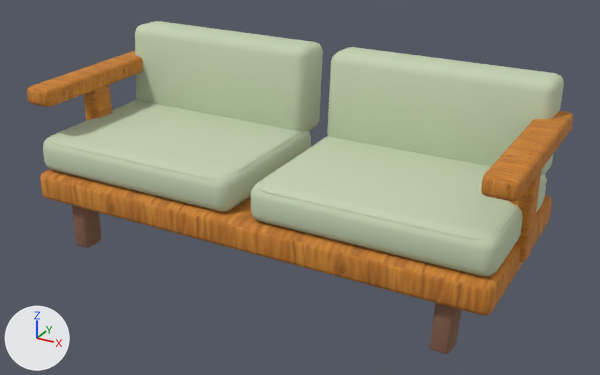
Before and after pictures for a commit that changed the glTF model public/models/furniture/midcentury-sofa.glb.
Before and after are seen from a 50 mm lens placed at (1.55, -2.74, 1.69), pointed at (0.06, -0.01, 0.33). Arrows for +X, +Y and +Z are at lower left; the lights stay in place. The picture after the commit comes second.

The first picture shows 'midcentury-sofa'.
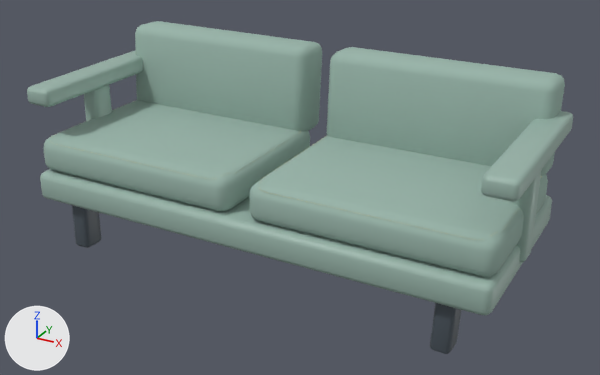
Where the change shows, as pixel boxes [x1, y1, x2, y2] in the pictures (600 x 375 px):
'midcentury-sofa', surface changed, recoloured: [27, 21, 573, 354] in both

What changed in the scene script:
```text
Change mat_wood_honey_textured:
    remove mat_wood_honey_textured.texture = img_handpainted_honey_oak
    add mat_wood_honey_textured.base_color = (0.32, 0.46, 0.4)  # grey #99b5aa
    mat_wood_honey_textured.roughness: 0.82 -> 0.47
Change mat_wood_dark:
    mat_wood_dark.base_color: (0.24, 0.12, 0.075) -> (0.07, 0.09, 0.11)  # brown #86614d -> greyish blue #4b555d
Change mat_upholstery_textured:
    mat_upholstery_textured.base_color: (0.56, 0.65, 0.45) -> (0.32, 0.46, 0.4)  # pale green #c5d3b3 -> grey #99b5aa
```
